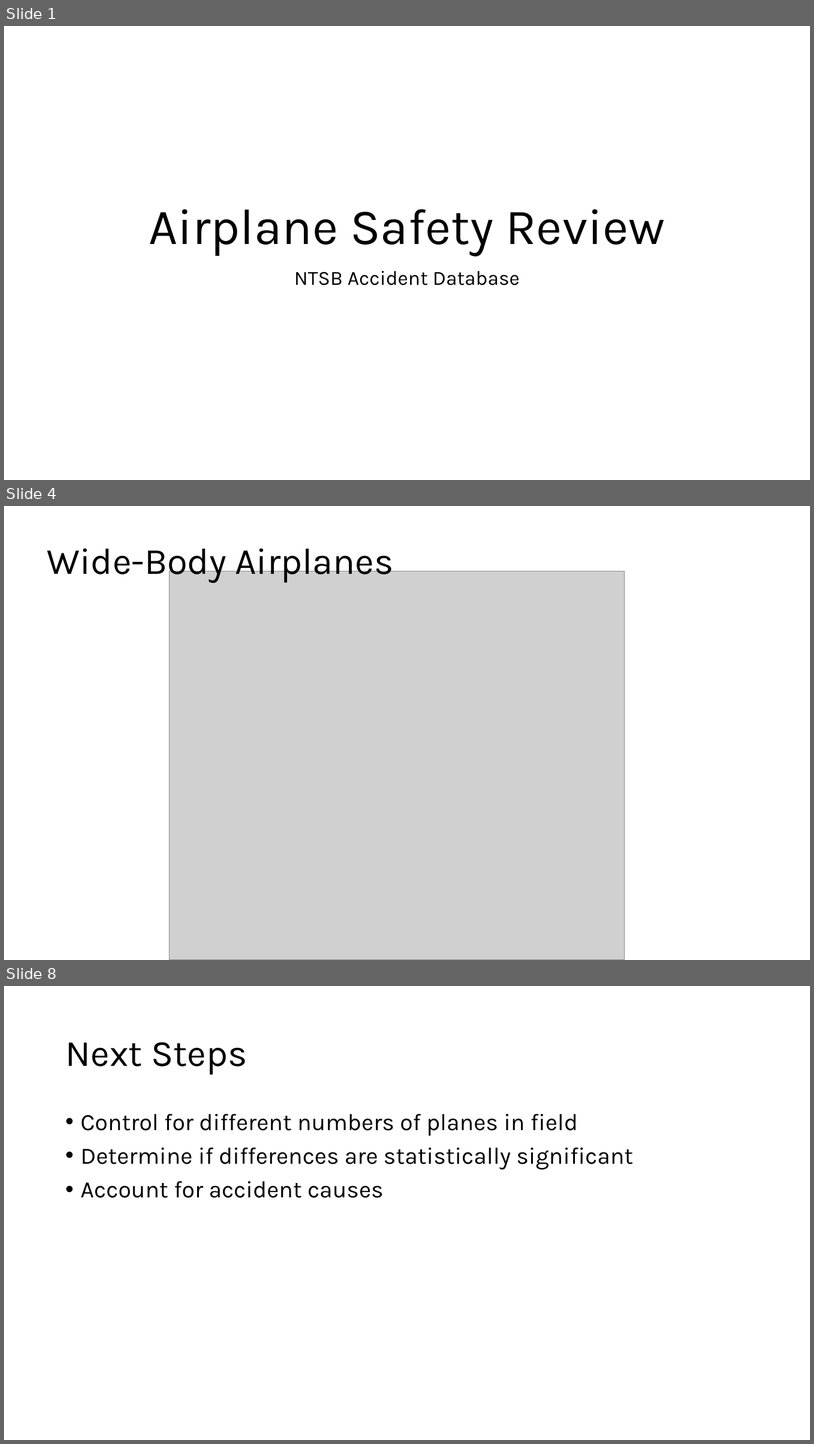
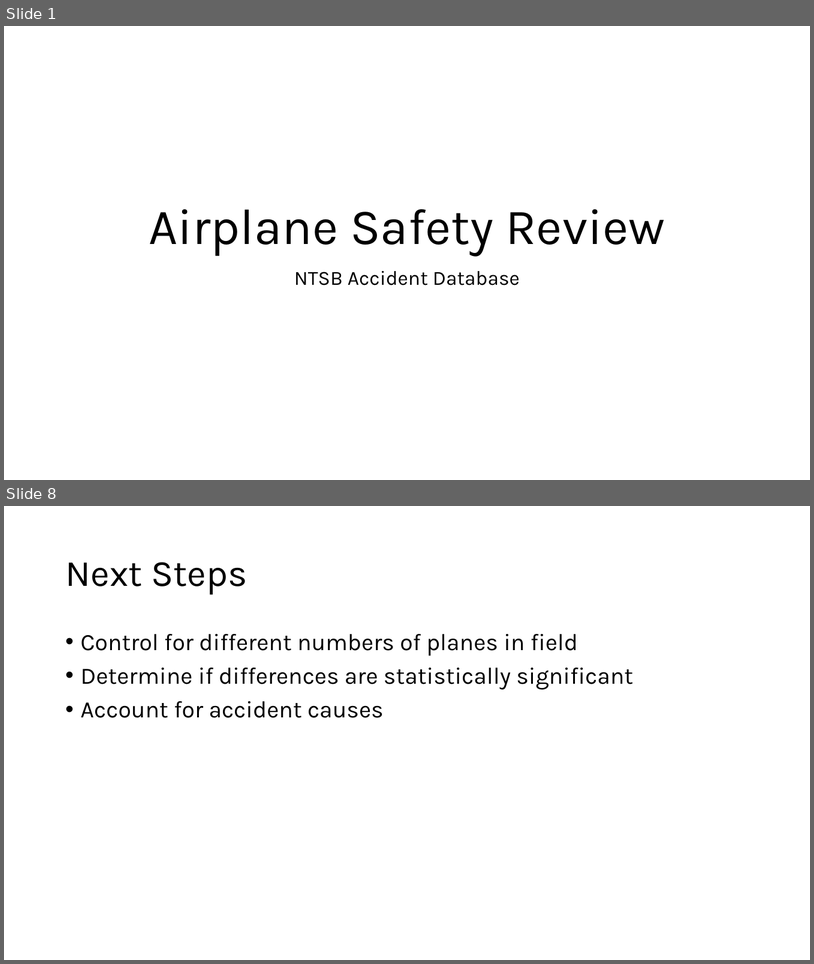
Before and after one commit to jgoett2/AirplaneRecommendations, a slide deck: Presentation.pptx. Shown one above the other, each under a label of ours: slides 1, 4 and 8 before the commit, slides 1 and 8 after it; the slides between them are not shown. The pictures are 814x1444 and 814x964 pixels, drawn with LibreOffice and Linux fonts; fonts in the diff are those of the drawing; grey boxes stand for pictures. Boxes give left, top, right and bottom in pixels: in the first picture for what was removed or moved away, otherwise in the second. Text is boxed around its words. In the diff, an @@ line names an element or a change of style, - is before the commit and + after.

```diff
--- a/Presentation.pptx
+++ b/Presentation.pptx
@@ slide 4 removed at (x1=4, y1=506, x2=810, y2=960), background #FFFFFF @@
@@ title removed at (x1=47, y1=548, x2=394, y2=583) @@
-Wide-Body Airplanes
@@ picture removed at (x1=170, y1=571, x2=625, y2=960) @@
```
Also in this commit, not shown: 2 slides changed, 4 slides added, 3 other slides removed, 1 other file.
